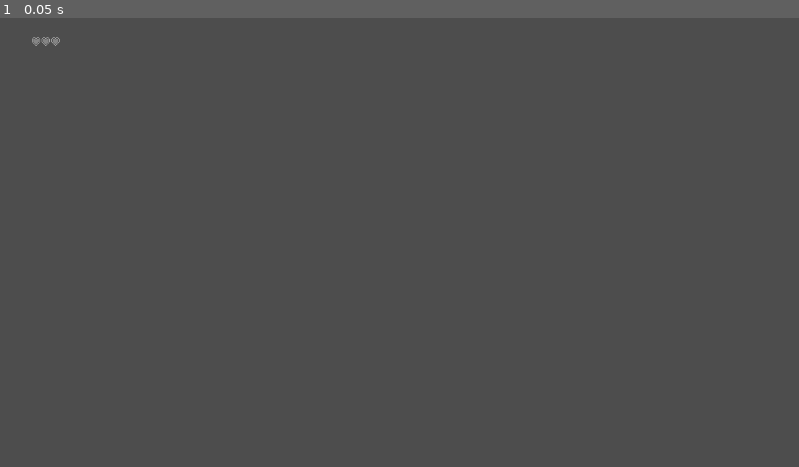
Above: before the commit, frame 1.
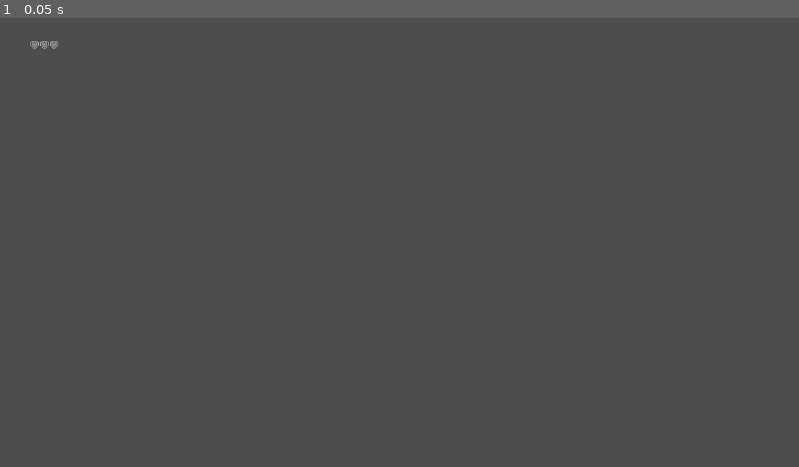
Above: after the commit, the same moment.

Repository: danielpilich/SoulsofLight
Game: Godot game, scene res://scenes/healthbar.tscn
Same seed, same stepped clock (60 frames per second), same inputs: the game is played once before the commit and once after it. This scene is started directly instead of the project's main scene.
Inputs:
- Up to frame 1 (0.05 s): no input

The runs differ from the first frame. In frame 1, less than 0.1% of the frame differs, in the area x 3-8%, y 4-7%.

Commit message:
base health logic

Diff:
--- a/scenes/healthbar.tscn
+++ b/scenes/healthbar.tscn
@@ -8,6 +8,10 @@
 anchors_preset = 15
 anchor_right = 1.0
 anchor_bottom = 1.0
+offset_left = -2.0
+offset_top = 5.0
+offset_right = -2.0
+offset_bottom = 5.0
 grow_horizontal = 2
 grow_vertical = 2
 
--- a/scenes/player.tscn
+++ b/scenes/player.tscn
@@ -1,7 +1,8 @@
-[gd_scene load_steps=37 format=3 uid="uid://c2l1o1mofjbvg"]
+[gd_scene load_steps=38 format=3 uid="uid://c2l1o1mofjbvg"]
 
 [ext_resource type="Script" path="res://scripts/player.gd" id="1_pfmrb"]
 [ext_resource type="Texture2D" uid="uid://blxka8iudjerb" path="res://assets/sprites/satyr_.png" id="2_4su8p"]
+[ext_resource type="Script" path="res://scripts/health.gd" id="2_rf2eu"]
 [ext_resource type="Script" path="res://scripts/weapon.gd" id="3_ohjml"]
 [ext_resource type="Texture2D" uid="uid://ik0nghyjrfok" path="res://assets/sprites/axe_ [iron].png" id="3_s0n0r"]
 
@@ -281,6 +282,9 @@
 collision_layer = 2
 script = ExtResource("1_pfmrb")
 
+[node name="Health" type="Node" parent="."]
+script = ExtResource("2_rf2eu")
+
 [node name="AnimatedSprite2D" type="AnimatedSprite2D" parent="."]
 position = Vector2(0, -12)
 sprite_frames = SubResource("SpriteFrames_1dwrh")
--- /dev/null
+++ b/scripts/health.gd
@@ -0,0 +1,66 @@
+class_name Health
+extends Node
+
+signal health_changed(diff: int)
+signal health_depleted
+signal max_health_changed(diff: int)
+
+
+@export var max_health: int = 3 : set = set_max_health, get = get_max_health
+@export var invinciblility: bool = false : set = set_invincibility, get = get_invincibility
+
+var invincibility_timer: Timer = null
+
+@onready var health: int = max_health
+
+
+func set_max_health(value: int):
+	var clamped_value = 1 if value <= 0 else value
+
+	if not clamped_value == max_health:
+		var difference = clamped_value - max_health
+		max_health = value
+		max_health_changed.emit(difference)
+
+		if health > max_health:
+			health = max_health
+
+func get_max_health() -> int:
+	return max_health
+
+func set_invincibility(value: bool):
+	invinciblility = value
+
+func get_invincibility() -> int:
+	return invinciblility
+
+func set_temp_invincibility(time: float):
+	if invincibility_timer == null:
+		invincibility_timer = Timer.new()
+		invincibility_timer.one_shot = true
+		add_child(invincibility_timer)
+
+	if invincibility_timer.timeout.is_connected(set_invincibility):
+		invincibility_timer.timeout.disconnect(set_invincibility)
+
+	invincibility_timer.set_wait_time(time)
+	invincibility_timer.timeout.connect(set_invincibility.bind(false))
+	invinciblility = true
+	invincibility_timer.start()
+
+func set_health(value: int):
+	if value < health and invinciblility:
+		return
+
+	var clamped_value = clampi(value, 0, max_health)
+
+	if clamped_value != health:
+		var difference = clamped_value - health
+		health = value
+		health_changed.emit(difference)
+
+		if health == 0:
+			health_depleted.emit()
+
+func get_health() -> int:
+	return health
--- /dev/null
+++ b/scripts/hitbox.gd
@@ -0,0 +1,10 @@
+class_name HitBox
+extends Area2D
+
+@export var damage: int = 1 : set = set_damage, get = get_damage
+
+func set_damage(value: int):
+	damage = value
+
+func get_damage() -> int:
+	return damage
--- /dev/null
+++ b/scripts/hurtbox.gd
@@ -0,0 +1,14 @@
+class_name HurtBox
+extends Area2D
+
+signal received_damage(damage: int)
+
+@export var health: Health
+
+func _ready():
+	connect("area_entered", _on_are_entered)
+
+func _on_are_entered(hitbox: HitBox) -> void:
+	if hitbox != null:
+		health.health -= hitbox.damage
+		received_damage.emit(hitbox.damage)
